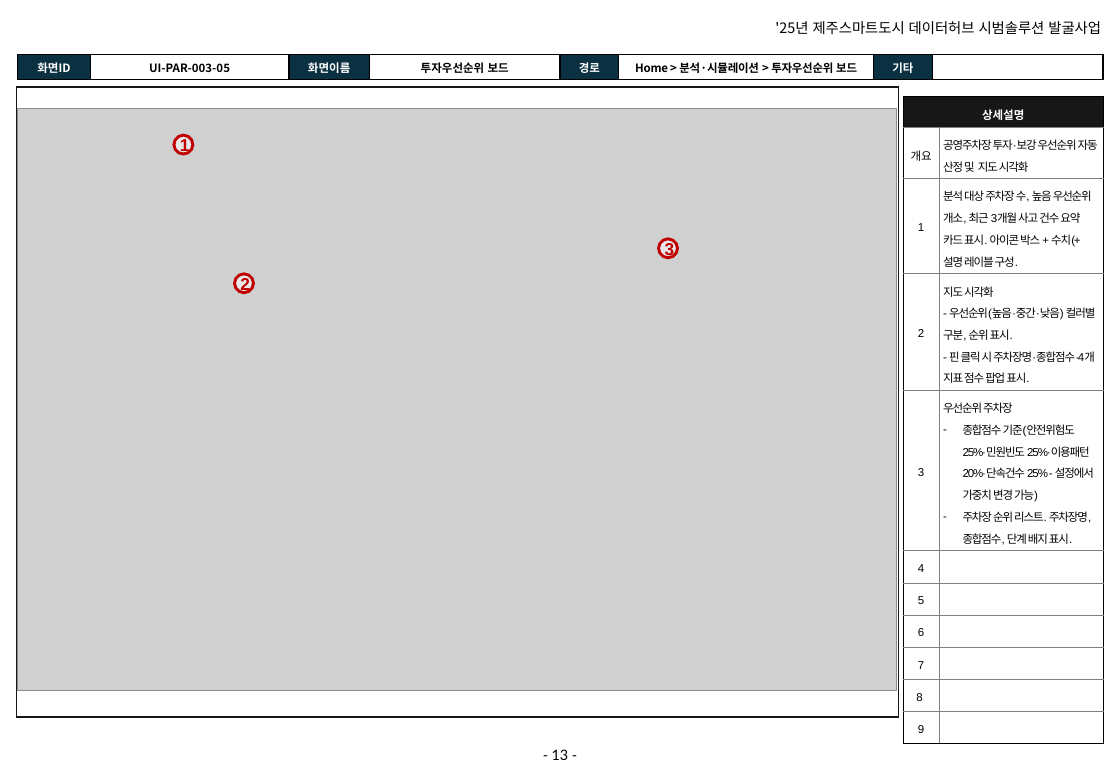
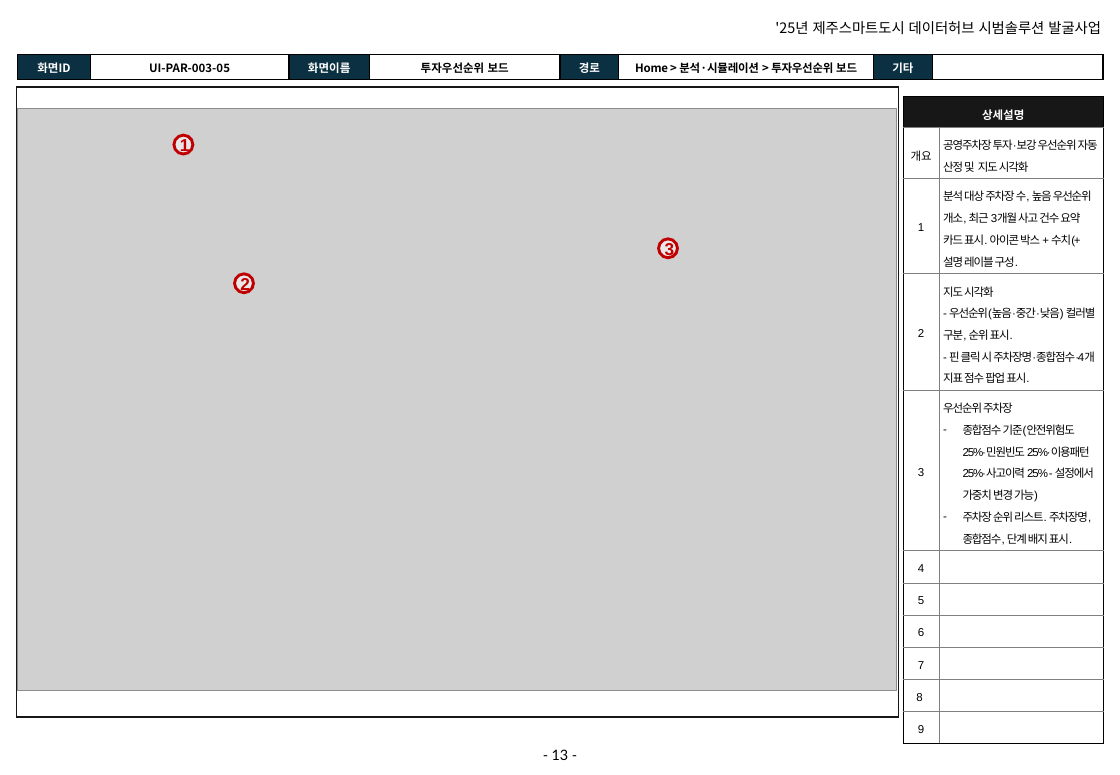
Before and after one commit to innopamSolution/jeju-datahub, a slide deck: slide 13 of Audit/JJ_PD_IP_D04_화면설계서_v1.5_이노팸.pptx. Drawn at 1120x775 pixels with LibreOffice and Linux fonts; fonts in the diff are those of the drawing; grey boxes stand for pictures; background and template pictures are left out. Boxes give left, top, right and bottom in pixels: in the first picture for what was removed or moved away, otherwise in the second. Text is boxed around its words. In the diff, an @@ line names an element or a change of style, - is before the commit and + after.

```diff
--- a/Audit/JJ_PD_IP_D04_화면설계서_v1.5_이노팸.pptx
+++ b/Audit/JJ_PD_IP_D04_화면설계서_v1.5_이노팸.pptx
@@ table at (904, 97, 1104, 737) @@
-row 5, column 2: 우선순위 주차장 / 종합점수 기준(안전위험도 25%·민원빈도 25%·이용패턴 20%·단속건수 25% - 설정에서 가중치 변경 가능) / 주차장 순위 리스트. 주차장명, 종합점수, 단계 배지 표시.
+row 5, column 2: 우선순위 주차장 / 종합점수 기준(안전위험도 25%·민원빈도 25%·이용패턴 25%·사고이력 25% - 설정에서 가중치 변경 가능) / 주차장 순위 리스트. 주차장명, 종합점수, 단계 배지 표시.
```
